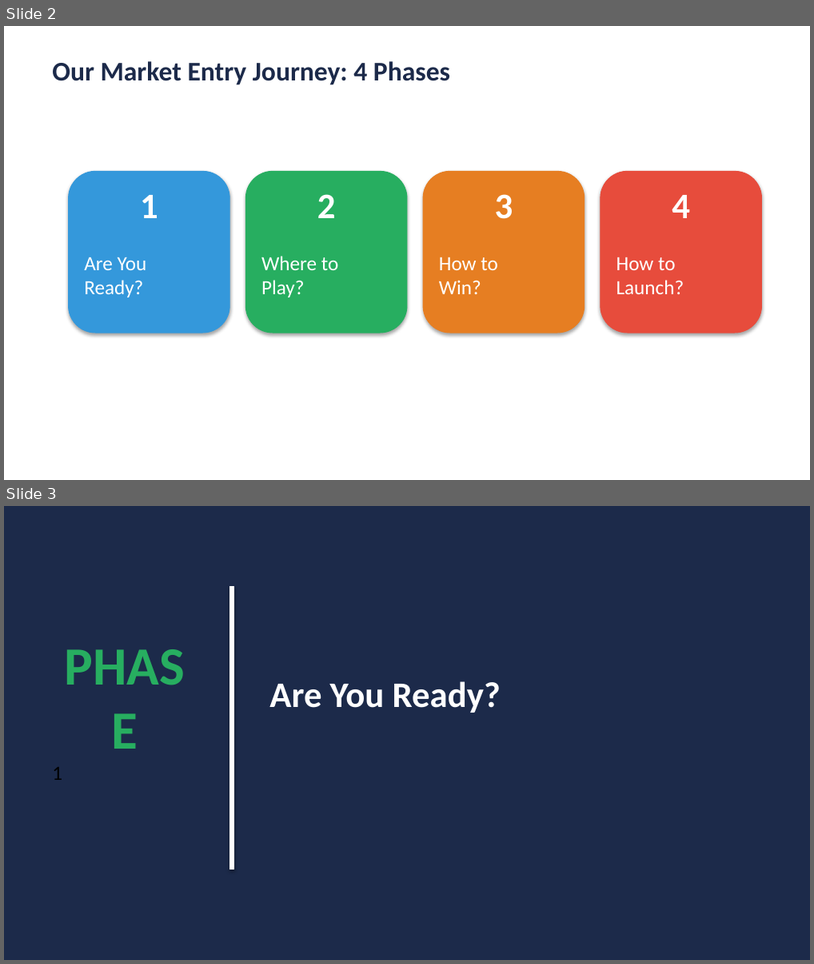
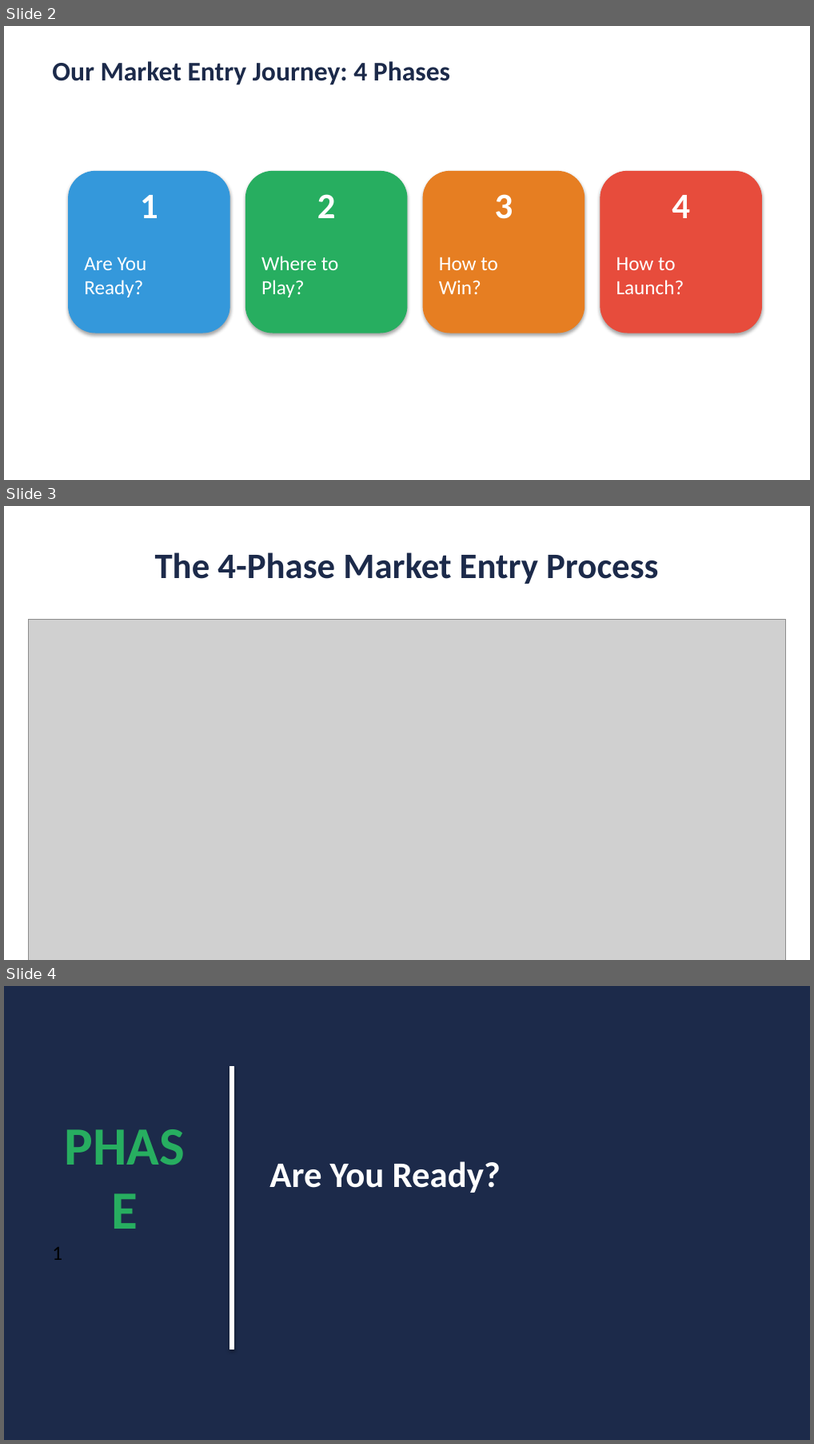
Before and after one commit to Phathizwe/Operiva, a slide deck: artifacts/04-Market-Entry-Presentation.pptx. Shown one above the other, each under a label of ours: slides 2 and 3 before the commit, slides 2, 3 and 4 after it. The pictures are 814x964 and 814x1444 pixels, drawn with LibreOffice and Linux fonts; fonts in the diff are those of the drawing; grey boxes stand for pictures. Boxes give left, top, right and bottom in pixels: in the first picture for what was removed or moved away, otherwise in the second. Text is boxed around its words. In the diff, an @@ line names an element or a change of style, - is before the commit and + after.

```diff
--- a/artifacts/04-Market-Entry-Presentation.pptx
+++ b/artifacts/04-Market-Entry-Presentation.pptx
@@ slide 3 added at bbox=[4, 506, 810, 960], background #FFFFFF @@
@@ text added at bbox=[155, 552, 658, 584], 32 pt, text #1C2A4A, bold @@
+The 4-Phase Market Entry Process
@@ picture added at bbox=[28, 619, 786, 960] @@
@@ what was slide 3 is now slide 4 @@
```
Also in this commit, not shown: 15 other files.
